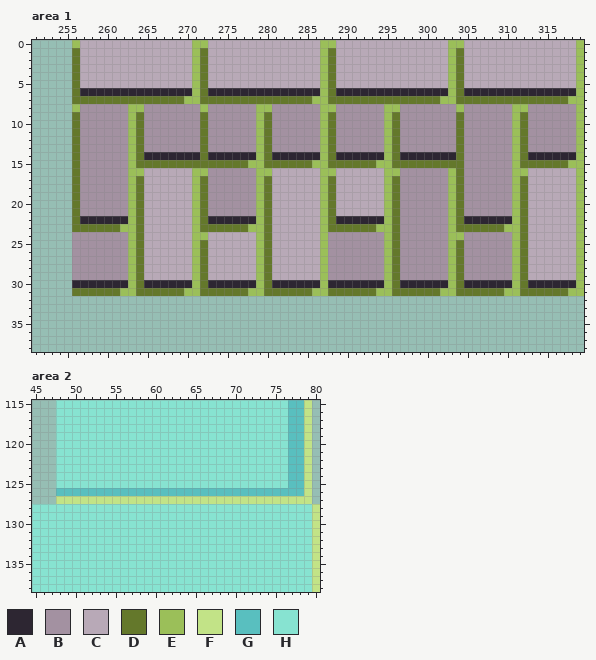
Two states of a pixel-art file, Artwork/TileSets/TileMaps/Stone.ase. The first picture shows the starting point.
320x320 pixels, 1 frame. Colours within 5 levels of each other are drawn and written as one. Shown: area 1: x 251..319, y 0..38; area 2: x 45..80, y 115..138.
Visible layers, top first: "Layer 2", "Layer 1".
Palette (. is transparent): A #2d2632  B #a391a1  C #b8a9b7  D #64782b  E #9bbf59  F #c2e387  G #59bfbf  H #87e3d1
Pixels before, area 1 (only the part around the change), first column x 251:
 0 .....ECCCCCCCCCCCCCCEECCCCCCCCCCCCCCEECCCCCCCCCCCCCCEECCCCCCCCCCCCCCE
 1 .....DCCCCCCCCCCCCCCEDCCCCCCCCCCCCCCEDCCCCCCCCCCCCCCEDCCCCCCCCCCCCCCE
 2 .....DCCCCCCCCCCCCCCEDCCCCCCCCCCCCCCEDCCCCCCCCCCCCCCEDCCCCCCCCCCCCCCE
 3 .....DCCCCCCCCCCCCCCEDCCCCCCCCCCCCCCEDCCCCCCCCCCCCCCEDCCCCCCCCCCCCCCE
 4 .....DCCCCCCCCCCCCCCEDCCCCCCCCCCCCCCEDCCCCCCCCCCCCCCEDCCCCCCCCCCCCCCE
 5 .....DCCCCCCCCCCCCCCEDCCCCCCCCCCCCCCEDCCCCCCCCCCCCCCEDCCCCCCCCCCCCCCE
 6 .....DAAAAAAAAAAAAAAEDAAAAAAAAAAAAAAEDAAAAAAAAAAAAAAEDAAAAAAAAAAAAAAE
 7 .....DDDDDDDDDDDDDDEEDDDDDDDDDDDDDDEEDDDDDDDDDDDDDDEEDDDDDDDDDDDDDDEE
 8 .....EBBBBBBEEBBBBBBBEBBBBBBEEBBBBBBEEBBBBBBEEBBBBBBBEBBBBBBEEBBBBBBE
 9 .....DBBBBBBEDBBBBBBBDBBBBBBEDBBBBBBEDBBBBBBEDBBBBBBBDBBBBBBEDBBBBBBE
10 .....DBBBBBBEDBBBBBBBDBBBBBBEDBBBBBBEDBBBBBBEDBBBBBBBDBBBBBBEDBBBBBBE
11 .....DBBBBBBEDBBBBBBBDBBBBBBEDBBBBBBEDBBBBBBEDBBBBBBBDBBBBBBEDBBBBBBE
12 .....DBBBBBBEDBBBBBBBDBBBBBBEDBBBBBBEDBBBBBBEDBBBBBBBDBBBBBBEDBBBBBBE
13 .....DBBBBBBEDBBBBBBBDBBBBBBEDBBBBBBEDBBBBBBEDBBBBBBBDBBBBBBEDBBBBBBE
14 .....DBBBBBBEDAAAAAAADAAAAAAEDAAAAAAEDAAAAAAEDAAAAAAADBBBBBBEDAAAAAAE
15 .....DBBBBBBEDDDDDDDDDDDDDDEEDDDDDDEEDDDDDDEEDDDDDDDDDBBBBBBEDDDDDDEE
16 .....DBBBBBBEECCCCCCEEBBBBBBEECCCCCCEECCCCCCEEBBBBBBEDBBBBBBEECCCCCCE
17 .....DBBBBBBEDCCCCCCEDBBBBBBEDCCCCCCEDCCCCCCEDBBBBBBEDBBBBBBEDCCCCCCE
18 .....DBBBBBBEDCCCCCCEDBBBBBBEDCCCCCCEDCCCCCCEDBBBBBBEDBBBBBBEDCCCCCCE
19 .....DBBBBBBEDCCCCCCEDBBBBBBEDCCCCCCEDCCCCCCEDBBBBBBEDBBBBBBEDCCCCCCE
20 .....DBBBBBBEDCCCCCCEDBBBBBBEDCCCCCCEDCCCCCCEDBBBBBBEDBBBBBBEDCCCCCCE
21 .....DBBBBBBEDCCCCCCEDBBBBBBEDCCCCCCEDCCCCCCEDBBBBBBEDBBBBBBEDCCCCCCE
22 .....DAAAAAAEDCCCCCCEDAAAAAAEDCCCCCCEDAAAAAAEDBBBBBBEDAAAAAAEDCCCCCCE
23 .....DDDDDDEEDCCCCCCEDDDDDDEEDCCCCCCEDDDDDDEEDBBBBBBEDDDDDDEEDCCCCCCE
24 .....BBBBBBBEDCCCCCCEECCCCCCEDCCCCCCEBBBBBBBEDBBBBBBEEBBBBBBEDCCCCCCE
25 .....BBBBBBBEDCCCCCCEDCCCCCCEDCCCCCCEBBBBBBBEDBBBBBBEDBBBBBBEDCCCCCCE
26 .....BBBBBBBEDCCCCCCEDCCCCCCEDCCCCCCEBBBBBBBEDBBBBBBEDBBBBBBEDCCCCCCE
27 .....BBBBBBBEDCCCCCCEDCCCCCCEDCCCCCCEBBBBBBBEDBBBBBBEDBBBBBBEDCCCCCCE
28 .....BBBBBBBEDCCCCCCEDCCCCCCEDCCCCCCEBBBBBBBEDBBBBBBEDBBBBBBEDCCCCCCE
29 .....BBBBBBBEDCCCCCCEDCCCCCCEDCCCCCCEBBBBBBBEDBBBBBBEDBBBBBBEDCCCCCCE
30 .....AAAAAAAEDAAAAAAEDAAAAAAEDAAAAAAEAAAAAAAEDAAAAAAEDAAAAAAEDAAAAAAE
31 .....DDDDDDEEDDDDDDEEDDDDDDEEDDDDDDEEDDDDDDEEDDDDDDEEDDDDDDEEDDDDDDEE
32 .....................................................................
33 .....................................................................
34 .....................................................................
35 .....................................................................
36 .....................................................................
37 .....................................................................
38 .....................................................................
Pixels before, area 2, first column x 45:
115 ...HHHHHHHHHHHHHHHHHHHHHHHHHHHHHGGF.
116 ...HHHHHHHHHHHHHHHHHHHHHHHHHHHHHGGF.
117 ...HHHHHHHHHHHHHHHHHHHHHHHHHHHHHGGF.
118 ...HHHHHHHHHHHHHHHHHHHHHHHHHHHHHGGF.
119 ...HHHHHHHHHHHHHHHHHHHHHHHHHHHHHGGF.
120 ...HHHHHHHHHHHHHHHHHHHHHHHHHHHHHGGF.
121 ...HHHHHHHHHHHHHHHHHHHHHHHHHHHHHGGF.
122 ...HHHHHHHHHHHHHHHHHHHHHHHHHHHHHGGF.
123 ...HHHHHHHHHHHHHHHHHHHHHHHHHHHHHGGF.
124 ...HHHHHHHHHHHHHHHHHHHHHHHHHHHHHGGF.
125 ...HHHHHHHHHHHHHHHHHHHHHHHHHHHHHGGF.
126 ...GGGGGGGGGGGGGGGGGGGGGGGGGGGGGGGF.
127 ...FFFFFFFFFFFFFFFFFFFFFFFFFFFFFFFF.
128 HHHHHHHHHHHHHHHHHHHHHHHHHHHHHHHHHHHF
129 HHHHHHHHHHHHHHHHHHHHHHHHHHHHHHHHHHHF
130 HHHHHHHHHHHHHHHHHHHHHHHHHHHHHHHHHHHF
131 HHHHHHHHHHHHHHHHHHHHHHHHHHHHHHHHHHHF
132 HHHHHHHHHHHHHHHHHHHHHHHHHHHHHHHHHHHF
133 HHHHHHHHHHHHHHHHHHHHHHHHHHHHHHHHHHHF
134 HHHHHHHHHHHHHHHHHHHHHHHHHHHHHHHHHHHF
135 HHHHHHHHHHHHHHHHHHHHHHHHHHHHHHHHHHHF
136 HHHHHHHHHHHHHHHHHHHHHHHHHHHHHHHHHHHF
137 HHHHHHHHHHHHHHHHHHHHHHHHHHHHHHHHHHHF
138 HHHHHHHHHHHHHHHHHHHHHHHHHHHHHHHHHHHF
The result:
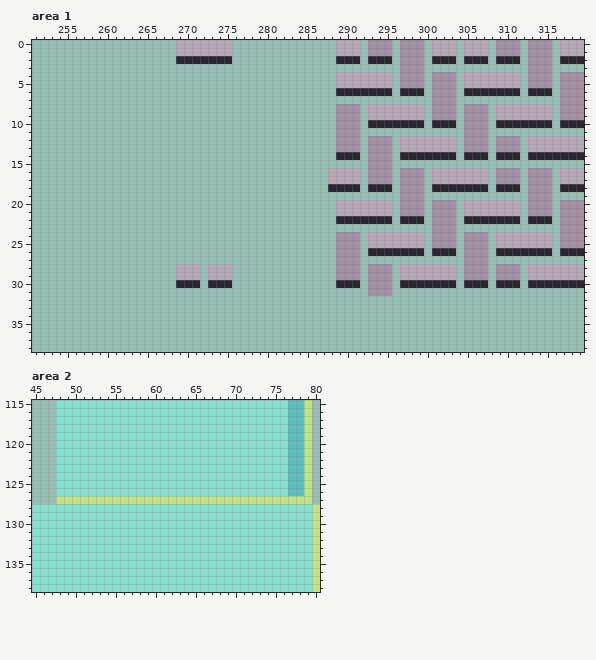
Changes in this commit:
Area 1, layer "Layer 1":
y 0: x 256..268 ECCCCCCCCCCCC -> .............; x 271..272 EE -> CC; x 276..288 CCCCCCCCCCCEE -> .............; x 292..300 CCCCCCCCC -> .BBB.BBB.; x 303..304 EE -> C.; x 308..316 CCCCCCCCC -> .BBB.BBB.; x 319 E -> C
y 1: x 256..268 DCCCCCCCCCCCC -> .............; x 271..272 ED -> CC; x 276..288 CCCCCCCCCCCED -> .............; x 292..300 CCCCCCCCC -> .BBB.BBB.; x 303..304 ED -> C.; x 308..316 CCCCCCCCC -> .BBB.BBB.; x 319 E -> C
y 2: x 256..319 DCCCCCCCCCCCCCCEDCCCCCCCCCCCCCCEDCCCCCCCCCCCCCCEDCCCCCCCCCCCCCCE -> .............AAAAAAA.............AAA.AAA.BBB.AAA.AAA.AAA.BBB.AAA
y 3: x 256..319 DCCCCCCCCCCCCCCEDCCCCCCCCCCCCCCEDCCCCCCCCCCCCCCEDCCCCCCCCCCCCCCE -> .........................................BBB.............BBB....
y 4..5: x 256..288 DCCCCCCCCCCCCCCEDCCCCCCCCCCCCCCED -> .................................; x 296..304 CCCCCCCED -> .BBB.BBB.; x 312..319 CCCCCCCE -> .BBB.BBB
y 6: x 256..288 DAAAAAAAAAAAAAAEDAAAAAAAAAAAAAAED -> .................................; x 296 A -> .; x 300..304 AAAED -> .BBB.; x 312 A -> .; x 316..319 AAAE -> .BBB
y 7: x 256..319 DDDDDDDDDDDDDDEEDDDDDDDDDDDDDDEEDDDDDDDDDDDDDDEEDDDDDDDDDDDDDDEE -> .............................................BBB.............BBB
y 8: x 256..288 EBBBBBBEEBBBBBBBEBBBBBBEEBBBBBBEE -> .................................; x 292..300 BBBEEBBBB -> .CCCCCCC.; x 304 E -> .; x 308..316 BBBEEBBBB -> .CCCCCCC.; x 319 E -> B
y 9: x 256..288 DBBBBBBEDBBBBBBBDBBBBBBEDBBBBBBED -> .................................; x 292..300 BBBEDBBBB -> .CCCCCCC.; x 304 D -> .; x 308..316 BBBEDBBBB -> .CCCCCCC.; x 319 E -> B
y 10: x 256..288 DBBBBBBEDBBBBBBBDBBBBBBEDBBBBBBED -> .................................; x 292..304 BBBEDBBBBBBBD -> .AAAAAAA.AAA.; x 308..319 BBBEDBBBBBBE -> .AAAAAAA.AAA
y 11: x 256..288 DBBBBBBEDBBBBBBBDBBBBBBEDBBBBBBED -> .................................; x 292..304 BBBEDBBBBBBBD -> .............; x 308..319 BBBEDBBBBBBE -> ............
y 12..13: x 256..288 DBBBBBBEDBBBBBBBDBBBBBBEDBBBBBBED -> .................................; x 292 B -> .; x 295..304 EDBBBBBBBD -> B.CCCCCCC.; x 308 B -> .; x 311..319 EDBBBBBBE -> B.CCCCCCC
y 14: x 256..288 DBBBBBBEDAAAAAAADAAAAAAEDAAAAAAED -> .................................; x 292..296 AAAED -> .BBB.; x 304..312 DBBBBBBED -> .AAA.AAA.; x 319 E -> A
y 15: x 256..319 DBBBBBBEDDDDDDDDDDDDDDEEDDDDDDEEDDDDDDEEDDDDDDDDDBBBBBBEDDDDDDEE -> .....................................BBB........................
y 16: x 256..288 DBBBBBBEECCCCCCEEBBBBBBEECCCCCCEE -> ................................C; x 292..296 CCCEE -> .BBB.; x 300..308 BBBEDBBBB -> .CCCCCCC.; x 311..316 EECCCC -> B.BBB.; x 319 E -> C
y 17: x 256..288 DBBBBBBEDCCCCCCEDBBBBBBEDCCCCCCED -> ................................C; x 292..296 CCCED -> .BBB.; x 300..308 BBBEDBBBB -> .CCCCCCC.; x 311..316 EDCCCC -> B.BBB.; x 319 E -> C
y 18: x 256..296 DBBBBBBEDCCCCCCEDBBBBBBEDCCCCCCEDCCCCCCED -> ................................AAAA.AAA.; x 300..319 BBBEDBBBBBBEDCCCCCCE -> .AAAAAAA.AAA.BBB.AAA
y 19: x 256..296 DBBBBBBEDCCCCCCEDBBBBBBEDCCCCCCEDCCCCCCED -> .........................................; x 300..319 BBBEDBBBBBBEDCCCCCCE -> .............BBB....
y 20..21: x 256..288 DBBBBBBEDCCCCCCEDBBBBBBEDCCCCCCED -> .................................; x 295..296 ED -> C.; x 300 B -> .; x 303..319 EDBBBBBBEDCCCCCCE -> B.CCCCCCC.BBB.BBB
y 22: x 256..288 DAAAAAAEDCCCCCCEDAAAAAAEDCCCCCCED -> .................................; x 295..300 EDBBBB -> A.AAA.; x 303..304 ED -> B.; x 311..319 EDCCCCCCE -> A.AAA.BBB
y 23: x 256..300 DDDDDDEEDCCCCCCEDDDDDDEEDCCCCCCEDDDDDDEEDBBBB -> .............................................; x 303..319 EDDDDDDEEDCCCCCCE -> B.............BBB
y 24: x 256..288 BBBBBBBEDCCCCCCEECCCCCCEDCCCCCCEB -> .................................; x 292..300 BBBEDBBBB -> .CCCCCCC.; x 303..304 EE -> B.; x 308..312 BBBED -> .CCCC; x 316..319 CCCE -> .BBB
y 25: x 256..288 BBBBBBBEDCCCCCCEDCCCCCCEDCCCCCCEB -> .................................; x 292..300 BBBEDBBBB -> .CCCCCCC.; x 303..304 ED -> B.; x 308..312 BBBED -> .CCCC; x 316..319 CCCE -> .BBB
y 26: x 256..288 BBBBBBBEDCCCCCCEDCCCCCCEDCCCCCCEB -> .................................; x 292..304 BBBEDBBBBBBED -> .AAAAAAA.AAA.; x 308..319 BBBEDCCCCCCE -> .AAAAAAA.AAA
y 27: x 256..288 BBBBBBBEDCCCCCCEDCCCCCCEDCCCCCCEB -> .................................; x 292..304 BBBEDBBBBBBED -> .............; x 308..319 BBBEDCCCCCCE -> ............
y 28..29: x 256..268 BBBBBBBEDCCCC -> .............; x 271..272 ED -> C.; x 276..288 CCCEDCCCCCCEB -> .............; x 292 B -> .; x 295..304 EDBBBBBBED -> B.CCCCCCC.; x 308 B -> .; x 311..312 ED -> B.; x 319 E -> C
y 30: x 256..268 AAAAAAAEDAAAA -> .............; x 271..272 ED -> A.; x 276..288 AAAEDAAAAAAEA -> .............; x 292..296 AAAED -> .BBB.; x 303..304 ED -> A.; x 308 A -> .; x 311..312 ED -> A.; x 319 E -> A
y 31: x 256..319 DDDDDDEEDDDDDDEEDDDDDDEEDDDDDDEEDDDDDDEEDDDDDDEEDDDDDDEEDDDDDDEE -> .....................................BBB........................
Area 2, layer "Layer 1":
y 126: x 48..76 GGGGGGGGGGGGGGGGGGGGGGGGGGGGG -> HHHHHHHHHHHHHHHHHHHHHHHHHHHHH
